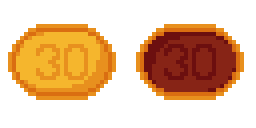
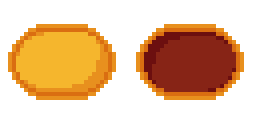
Layer changes from the first w=256, h=128 image to the second:
painted on "Слой 1" over [36, 44, 216, 80]
